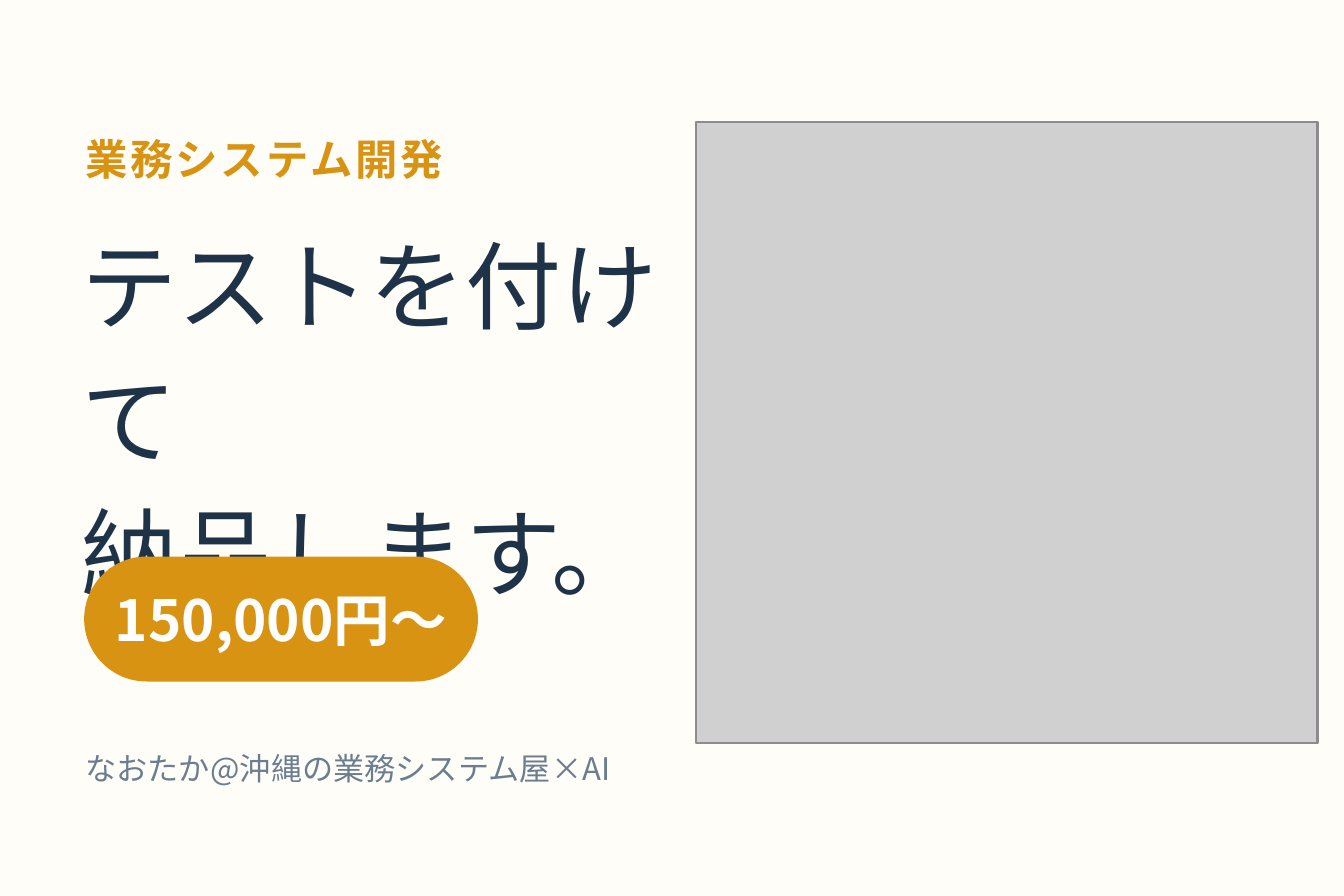
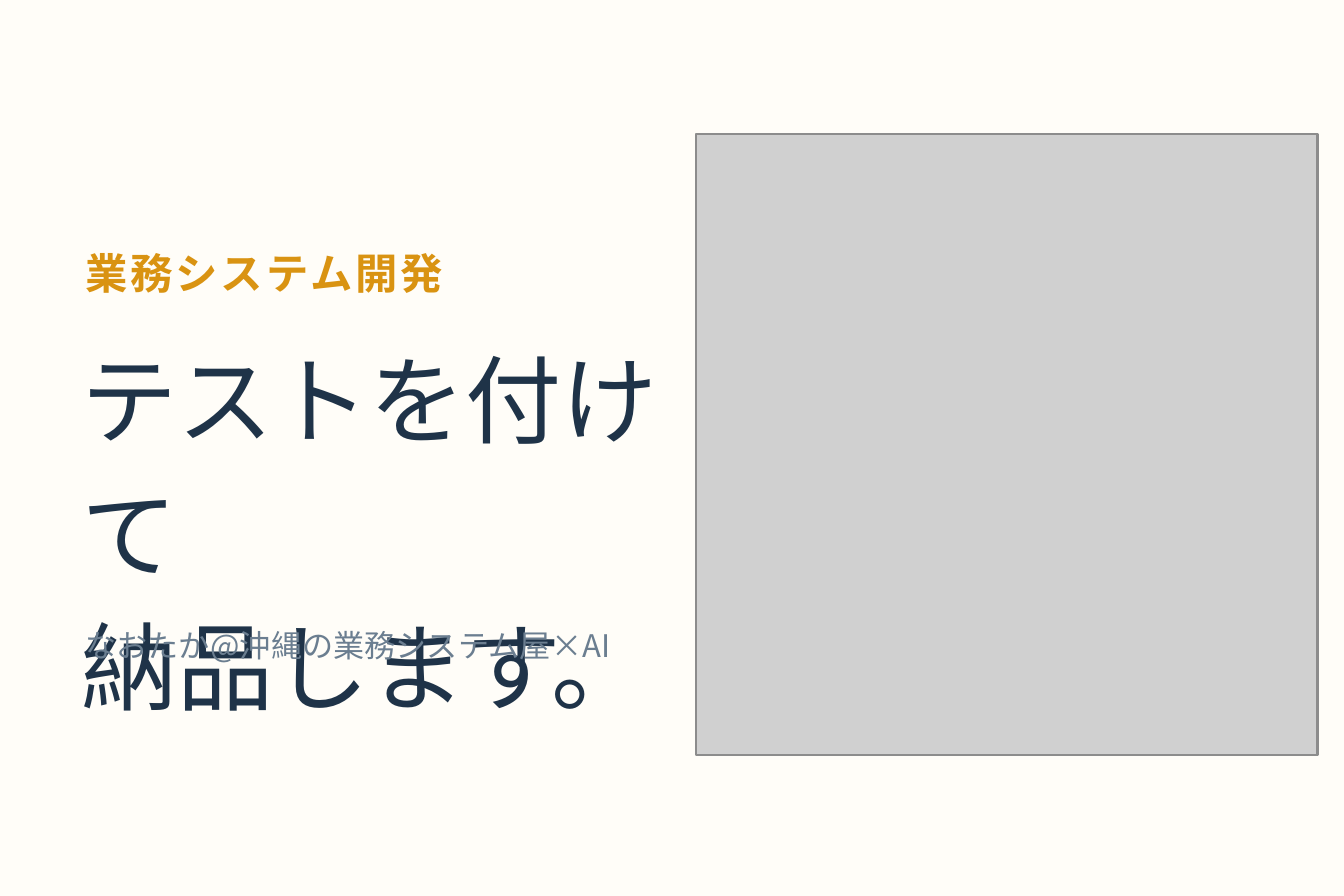
Before and after one commit to oshima0627/skill-libecity, a slide deck: slide 1 of listings/assets/pptx/04-gyomu-system.pptx. Drawn at 1344x896 pixels with LibreOffice and Linux fonts; fonts in the diff are those of the drawing; grey boxes stand for pictures. Boxes give left, top, right and bottom in pixels: in the first picture for what was removed or moved away, otherwise in the second. Text is boxed around its words. In the diff, an @@ line names an element or a change of style, - is before the commit and + after.

```diff
--- a/listings/assets/pptx/04-gyomu-system.pptx
+++ b/listings/assets/pptx/04-gyomu-system.pptx
@@ picture: place and size @@
-picture at [696,122,1318,743]
+picture at [696,134,1318,755]
@@ text "業務システム開発": place and size @@
-text "業務システム開発" at [85,139,442,179]
+text "業務システム開発" at [85,253,442,293]
@@ text "テストを付けて" rewrapped from [81,242,657,613] to [81,356,657,711] @@
@@ rounded rectangle removed at [86,558,477,680] @@
@@ text removed at [115,596,447,653] @@
-150,000円〜
@@ text "なおたか@沖縄の業務システム屋×AI" rewrapped from [85,754,610,786] to [85,626,610,666] @@
```
Also in this commit, not shown: 14 other files.
